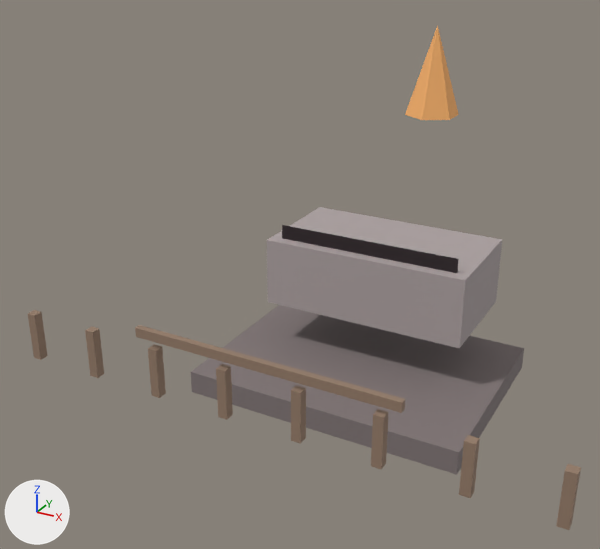
The glTF model assets/models/ember/ember_spark_kennel.glb, before and after one commit.
Before and after are seen from a 50 mm lens placed at (26.2, -59.0, 39.4), pointed at (-3.9, -4.3, 12.1). The lights are fixed; the arrows at lower left show +X, +Y and +Z. The picture after the commit comes second. Vertices at exactly the same position are counted once.

The first picture shows 'ember_spark_kennel'.
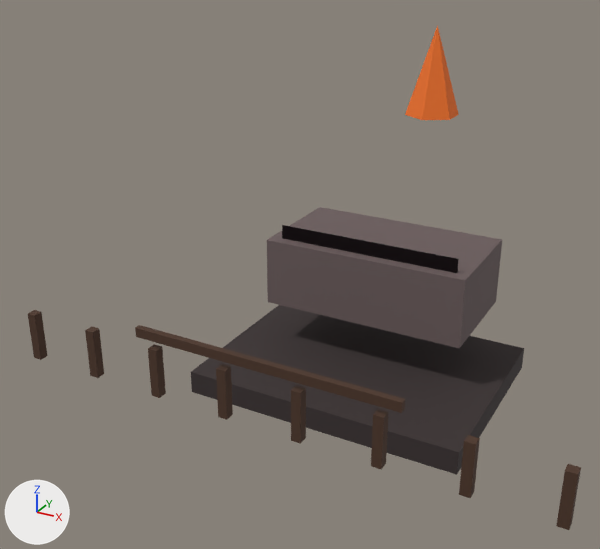
The edits, one by one:
me_cube has 99 vertices, 146 faces and spans x -21.4..21.4, y -17.4..16.5, z 1.0..30.0.
me_cube is used by ob_ember_spark_kennel; location (0.0, 0.0, 0.0).
me_cube part 1: 130 faces centred in x -21.4..21.4, y -17.4..15.7, z 1.0..24.7 are repainted in the vertex colours; the middle colour goes from brown #957c69 to brown #4c3324.
me_cube part 2: 16 faces centred in x -9.0..9.0, y -1.0..9.0, z 7.0..13.0 are repainted in the vertex colours; the middle colour goes from grey #ada2a2 to dark grey #6b5c5c.

Where the change shows, as pixel boxes [x1, y1, x2, y2] in the pictures (600 x 549 px):
part 1 of me_cube, recoloured: [28, 25, 581, 530] in both
part 2 of me_cube, recoloured (grey to dark grey): [267, 207, 502, 348] in both
